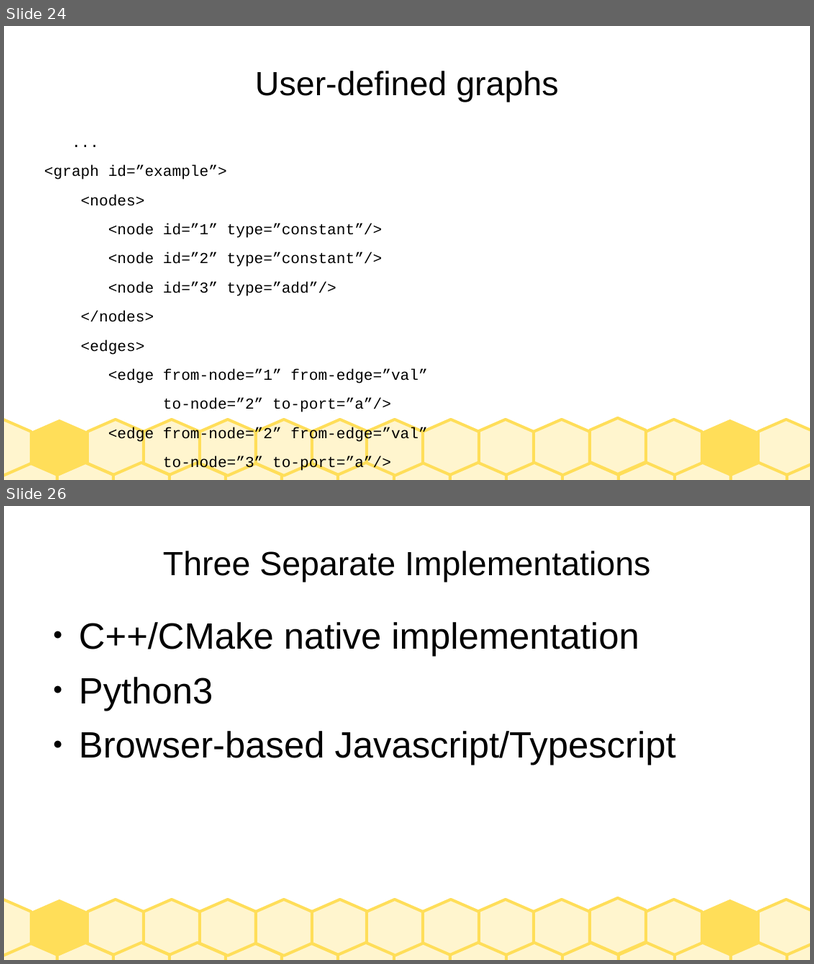
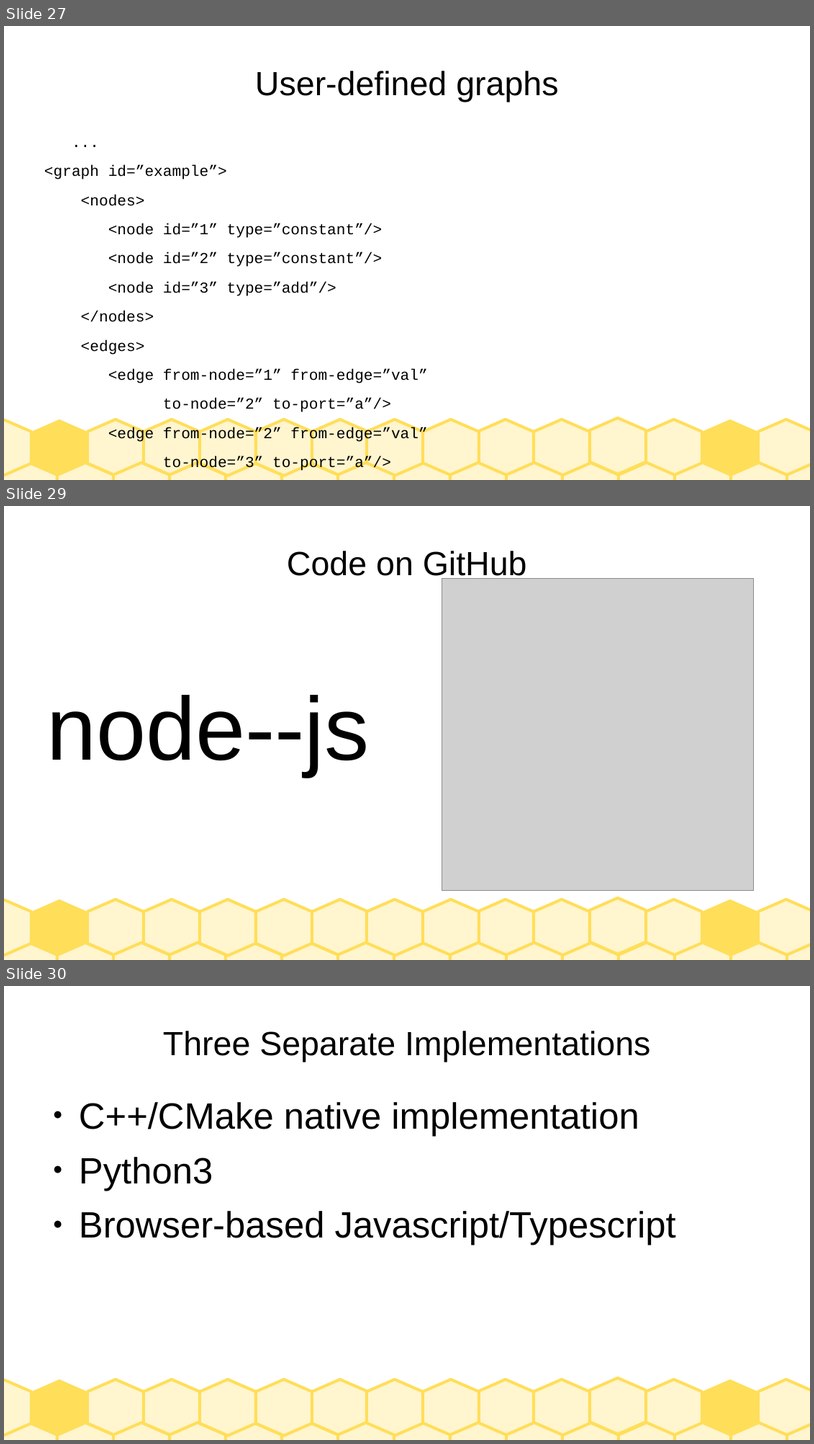
Before and after one commit to jarney/node--js, a slide deck: doc/NodesAJourney.odp. Shown one above the other, each under a label of ours: slides 24 and 26 before the commit, slides 27, 29 and 30 after it; the slides between them are not shown. The pictures are 814x964 and 814x1444 pixels, drawn with LibreOffice and Linux fonts; fonts in the diff are those of the drawing; grey boxes stand for pictures. Boxes give left, top, right and bottom in pixels: in the first picture for what was removed or moved away, otherwise in the second. Text is boxed around its words. In the diff, an @@ line names an element or a change of style, - is before the commit and + after.

```diff
--- a/doc/NodesAJourney.odp
+++ b/doc/NodesAJourney.odp
@@ slide 29 added at (4, 506, 810, 960), background #FFFFFF; not listed: 30 template elements that a slide beside it also shows @@
@@ title added at (287, 551, 527, 582), 33 pt, text #000000 @@
+Code on GitHub
@@ picture added at (442, 579, 754, 890) @@
@@ text added at (46, 695, 369, 776), 88 pt, text #000000 @@
+node--js
@@ what was slide 24 is now slide 27 @@
@@ what was slide 26 is now slide 30 @@
```
Also in this commit, not shown: 2 slides changed, 4 other slides added, 1 slide removed, 1 other file.
